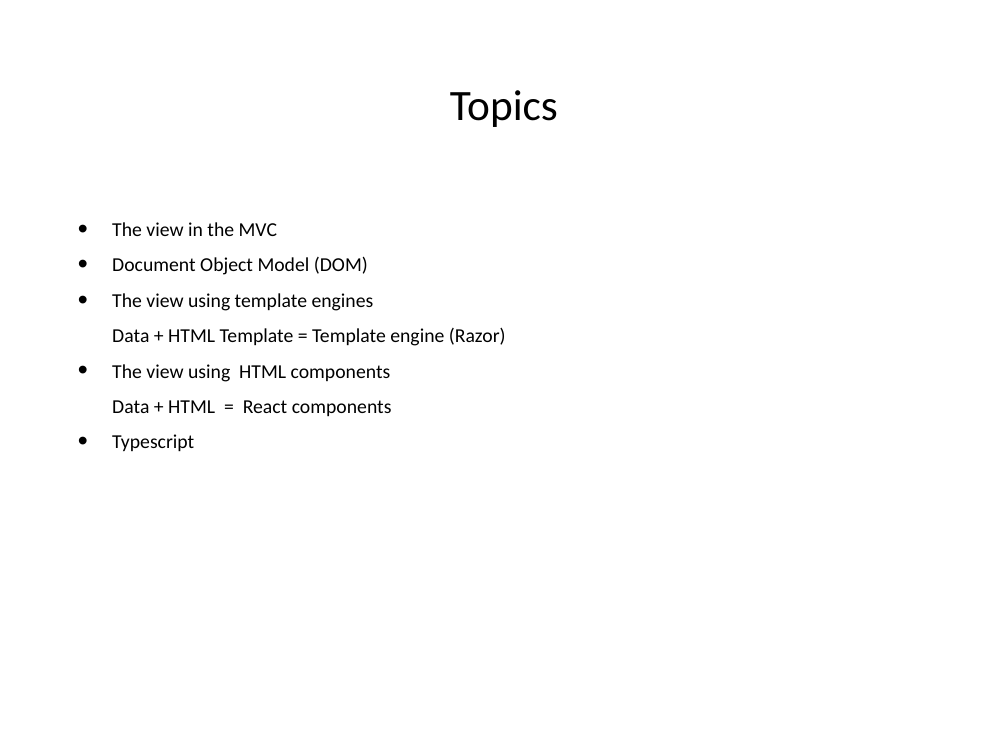
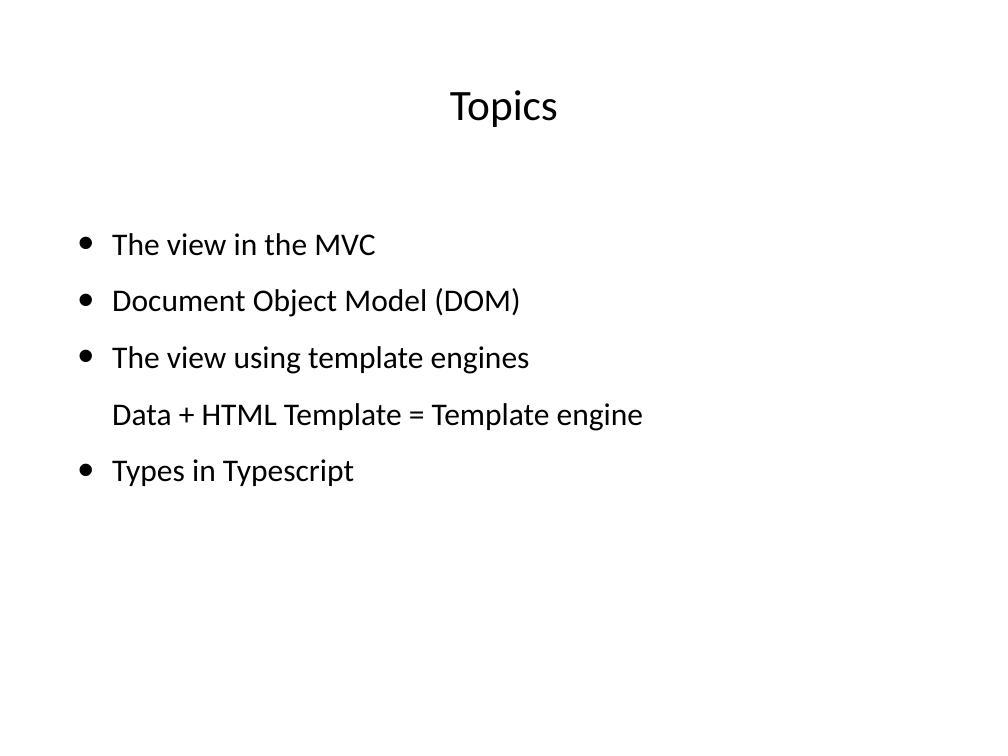
Before and after one commit to hogeschool/Development--Web, a slide deck: slide 2 of Lesson4/lesson4.pptx. Drawn at 1008x756 pixels with LibreOffice and Linux fonts; fonts in the diff are those of the drawing. Boxes give left, top, right and bottom in pixels: in the first picture for what was removed or moved away, otherwise in the second. Text is boxed around its words. In the diff, an @@ line names an element or a change of style, - is before the commit and + after.

Commit message:
updated some slides

```diff
--- a/Lesson4/lesson4.pptx
+++ b/Lesson4/lesson4.pptx
@@ text at box(112, 233, 530, 374): size 20 to 32 pt in "The view in the MVC", "Document Object Model (DOM)", "The view using template engines" @@
@@ text at box(112, 403, 643, 486): text changed; size 20 to 32 pt @@
-  Data + HTML Template = Template engine (Razor)
-• The view using HTML components
-  Data + HTML = React components
-• Typescript
+  Data + HTML Template = Template engine
+• Types in Typescript
```
Also in this commit, not shown: 37 other slides changed, 8 slides added.
